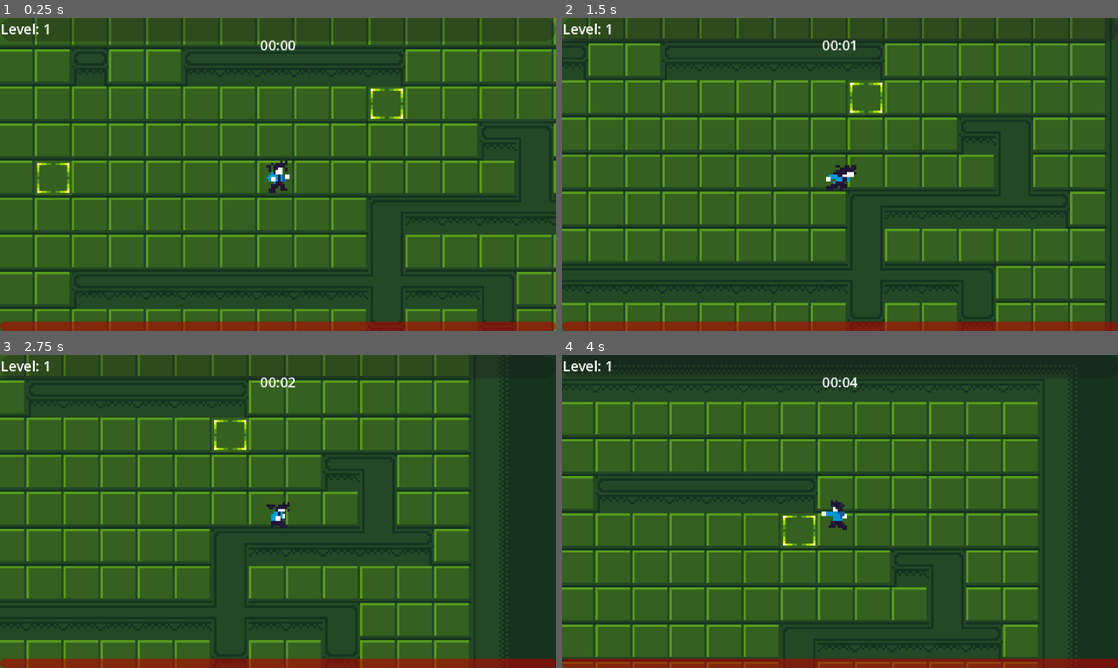
Above: before the commit, frames 1-4 (two rows, left to right).
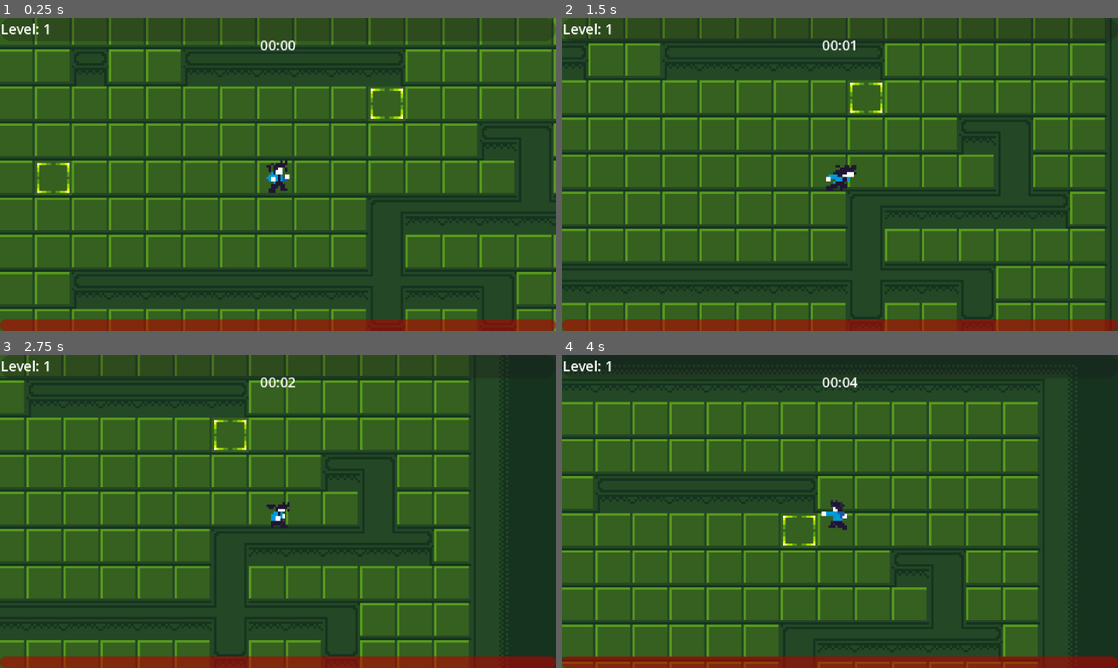
Above: after the commit, the same moments.

Repository: KleytonL/ProjetoExtensao
Game: Godot game, scene res://scenes/world/world.tscn
Same seed, same stepped clock (60 frames per second), same inputs: the game is played once before the commit and once after it. This scene is started directly instead of the project's main scene. Sound files missing from this copy of the repository are replaced by a short silence.
Inputs:
- Up to frame 1 (0.25 s): no input
- Up to frame 2 (1.5 s): hold Right (ui_right) 0.53-1.28 s; tap C (attackBtn) at 0.6 s; tap X (dashBtn) at 0.8, 1.35 s; hold Down (ui_down) from 1.28 s (still down)
- Up to frame 3 (2.75 s): tap C (attackBtn) at 1.55, 2.1 s; release Down (ui_down) at 2.03 s; hold Right (ui_right) from 2.03 s (still down); tap X (dashBtn) at 2.3 s
- Up to frame 4 (4 s): release Right (ui_right) at 2.78 s; hold Up (ui_up) 2.78-3.53 s; tap X (dashBtn) at 2.85, 3.8 s; tap C (attackBtn) at 3.05, 3.6 s; hold Left (ui_left) from 3.53 s (still down)

The runs differ from the first frame. In frame 1, 0.9% of the frame differs, in the area x 0-100%, y 96-100%; in frame 2, 0.9%; in frame 3, 0.9%; in frame 4, 0.9%.

Commit message:
Refatorando Vida, Barra de Vida e Hurtbox

Diff:
--- a/project.godot
+++ b/project.godot
@@ -22,7 +22,6 @@
 [autoload]
 
 UpgradeDatabase="*uid://b7p0akh1qctg8"
-Yiruma="*uid://01sf6a86mbnt"
 
 [display]
 
--- a/scenes/character/player.tscn
+++ b/scenes/character/player.tscn
@@ -4,6 +4,9 @@
 [ext_resource type="Texture2D" uid="uid://ncrgpoebctbv" path="res://resources/spritesheets/spritesheet-hayato.svg" id="2_g2els"]
 [ext_resource type="Texture2D" uid="uid://dxx577v0rhwua" path="res://resources/spritesheets/spritesheet-vfx.svg" id="3_dqkch"]
 [ext_resource type="AudioStream" uid="uid://cp783xvrsfb2c" path="res://resources/audio/sfx/punch.ogg" id="4_1y732"]
+[ext_resource type="PackedScene" uid="uid://chl33m4knqv6" path="res://scenes/misc/components/health_component.tscn" id="4_erpy8"]
+[ext_resource type="PackedScene" uid="uid://c3a6he0woet82" path="res://scenes/misc/components/hurtbox_component.tscn" id="4_wmtbp"]
+[ext_resource type="PackedScene" uid="uid://43nfrubuu2kq" path="res://scenes/misc/gui/health_bar.tscn" id="6_erpy8"]
 
 [sub_resource type="RectangleShape2D" id="RectangleShape2D_qhqgy"]
 size = Vector2(24, 16)
@@ -11,8 +14,8 @@
 [sub_resource type="RectangleShape2D" id="RectangleShape2D_onrkg"]
 size = Vector2(16, 16)
 
-[sub_resource type="RectangleShape2D" id="RectangleShape2D_g2els"]
-size = Vector2(6, 9)
+[sub_resource type="RectangleShape2D" id="RectangleShape2D_5y66v"]
+size = Vector2(7, 10)
 
 [sub_resource type="CircleShape2D" id="CircleShape2D_qhqgy"]
 radius = 25.0
@@ -529,13 +532,14 @@
 [node name="Camera2D" type="Camera2D" parent="." unique_id=1511141511]
 position_smoothing_speed = 20.0
 
-[node name="HurtBox" type="Area2D" parent="." unique_id=283028893 groups=["player_hurtbox"]]
+[node name="HurtboxComponent" parent="." unique_id=880340575 node_paths=PackedStringArray("health_component") instance=ExtResource("4_wmtbp")]
 collision_layer = 2
 collision_mask = 2
-
-[node name="CollisionShape2D" type="CollisionShape2D" parent="HurtBox" unique_id=60886327]
-position = Vector2(0, 0.5)
-shape = SubResource("RectangleShape2D_g2els")
+health_component = NodePath("../HealthComponent")
+
+[node name="HurtboxCollision" type="CollisionShape2D" parent="HurtboxComponent" unique_id=61538903]
+position = Vector2(0, 2)
+shape = SubResource("RectangleShape2D_5y66v")
 
 [node name="PullRange" type="Area2D" parent="." unique_id=2037866254]
 collision_layer = 4
@@ -558,6 +562,9 @@
 
 [node name="CollisionShape2D" type="CollisionShape2D" parent="EnemyRange" unique_id=1639531256]
 shape = SubResource("CircleShape2D_1y732")
+
+[node name="HealthComponent" parent="." unique_id=1120913824 instance=ExtResource("4_erpy8")]
+max_health = 100
 
 [node name="Attack" type="Node2D" parent="." unique_id=2126773543]
 
@@ -596,15 +603,18 @@
 volume_db = -17.5
 pitch_scale = 5.0
 
-[node name="CanvasLayer" type="CanvasLayer" parent="." unique_id=2019851261]
-
-[node name="Control" type="Control" parent="CanvasLayer" unique_id=2098064748]
+[node name="GUI" type="CanvasLayer" parent="." unique_id=2019851261]
+
+[node name="HealthBar" parent="GUI" unique_id=1333183330 node_paths=PackedStringArray("health_component") instance=ExtResource("6_erpy8")]
+health_component = NodePath("../../HealthComponent")
+
+[node name="Control" type="Control" parent="GUI" unique_id=2098064748]
 layout_mode = 3
 anchors_preset = 0
 offset_right = 240.0
 offset_bottom = 135.0
 
-[node name="lbl_timer" type="Label" parent="CanvasLayer/Control" unique_id=855311992]
+[node name="lbl_timer" type="Label" parent="GUI/Control" unique_id=855311992]
 unique_name_in_owner = true
 layout_mode = 1
 anchors_preset = 5
@@ -619,27 +629,14 @@
 horizontal_alignment = 1
 vertical_alignment = 1
 
-[node name="HealthBar" type="ProgressBar" parent="CanvasLayer/Control" unique_id=1978236397]
-unique_name_in_owner = true
-modulate = Color(1, 0, 0, 1)
-layout_mode = 1
-anchors_preset = 12
-anchor_top = 1.0
-anchor_right = 1.0
-anchor_bottom = 1.0
-offset_top = -4.0
-grow_horizontal = 2
-grow_vertical = 0
-show_percentage = false
-
-[node name="ExpBar" type="ProgressBar" parent="CanvasLayer/Control" unique_id=383323475]
+[node name="ExpBar" type="ProgressBar" parent="GUI/Control" unique_id=383323475]
 unique_name_in_owner = true
 layout_mode = 0
 offset_right = 240.0
 offset_bottom = 10.0
 show_percentage = false
 
-[node name="lbl_level" type="Label" parent="CanvasLayer/Control/ExpBar" unique_id=1706011688]
+[node name="lbl_level" type="Label" parent="GUI/Control/ExpBar" unique_id=1706011688]
 unique_name_in_owner = true
 layout_mode = 0
 offset_right = 100.0
@@ -648,7 +645,7 @@
 text = "Level: 1"
 vertical_alignment = 1
 
-[node name="LevelPanel" type="Panel" parent="CanvasLayer/Control" unique_id=1733489924]
+[node name="LevelPanel" type="Panel" parent="GUI/Control" unique_id=1733489924]
 unique_name_in_owner = true
 process_mode = 2
 visible = false
@@ -665,7 +662,7 @@
 grow_horizontal = 2
 grow_vertical = 2
 
-[node name="lbl_levelup" type="Label" parent="CanvasLayer/Control/LevelPanel" unique_id=109070831]
+[node name="lbl_levelup" type="Label" parent="GUI/Control/LevelPanel" unique_id=109070831]
 layout_mode = 1
 anchors_preset = 5
 anchor_left = 0.5
@@ -677,7 +674,7 @@
 theme_override_font_sizes/font_size = 8
 text = "LEVEL UP!"
 
-[node name="UpgradeGrid" type="VBoxContainer" parent="CanvasLayer/Control/LevelPanel" unique_id=439175752]
+[node name="UpgradeGrid" type="VBoxContainer" parent="GUI/Control/LevelPanel" unique_id=439175752]
 unique_name_in_owner = true
 layout_mode = 1
 anchors_preset = -1
@@ -693,6 +690,7 @@
 [connection signal="area_entered" from="CollectRange" to="." method="_on_collect_range_area_entered"]
 [connection signal="body_entered" from="EnemyRange" to="." method="_on_enemy_range_body_entered"]
 [connection signal="body_exited" from="EnemyRange" to="." method="_on_enemy_range_body_exited"]
+[connection signal="update_healthbar" from="HealthComponent" to="GUI/HealthBar" method="_on_health_component_update_healthbar"]
 [connection signal="timeout" from="Attack/SoulfireTimer" to="." method="_on_soulfire_timer_timeout"]
 [connection signal="timeout" from="AttackResetTimer" to="." method="_on_attack_reset_timer_timeout"]
 [connection signal="timeout" from="DashTimer" to="." method="_on_dash_timer_timeout"]
--- a/scenes/enemies/enemy_wispG1.tscn
+++ b/scenes/enemies/enemy_wispG1.tscn
@@ -3,6 +3,8 @@
 [ext_resource type="Script" uid="uid://bu71qcx3yexab" path="res://scripts/enemy_wisp.gd" id="1_pfldh"]
 [ext_resource type="Texture2D" uid="uid://cjd2wolu70se" path="res://resources/spritesheets/spritesheet-wispG1.svg" id="2_pfldh"]
 [ext_resource type="AudioStream" uid="uid://chl28uamx1kui" path="res://resources/audio/sfx/hurt.ogg" id="3_frurr"]
+[ext_resource type="PackedScene" uid="uid://c3a6he0woet82" path="res://scenes/misc/components/hurtbox_component.tscn" id="3_qg6r0"]
+[ext_resource type="PackedScene" uid="uid://chl33m4knqv6" path="res://scenes/misc/components/health_component.tscn" id="5_ji61n"]
 
 [sub_resource type="CircleShape2D" id="CircleShape2D_graqp"]
 radius = 4.0
@@ -135,13 +137,17 @@
 [node name="OtherCollisions" type="CollisionShape2D" parent="." unique_id=611785299]
 shape = SubResource("CircleShape2D_graqp")
 
+[node name="HealthComponent" parent="." unique_id=1120913824 instance=ExtResource("5_ji61n")]
+
+[node name="HurtboxComponent" parent="." unique_id=880340575 instance=ExtResource("3_qg6r0")]
+
+[node name="CollisionShape2D" type="CollisionShape2D" parent="HurtboxComponent" unique_id=808563412]
+position = Vector2(0, 1)
+shape = SubResource("RectangleShape2D_graqp")
+
 [node name="HurtBox" type="Area2D" parent="." unique_id=1047293221 groups=["enemy_hurtbox"]]
 collision_layer = 2
 collision_mask = 2
-
-[node name="CollisionShape2D" type="CollisionShape2D" parent="HurtBox" unique_id=808563412]
-position = Vector2(0, 1)
-shape = SubResource("RectangleShape2D_graqp")
 
 [node name="HitBox" type="Area2D" parent="." unique_id=1101868041 groups=["enemy_hitbox"]]
 collision_layer = 2
--- a/scenes/enemies/enemy_wispG2.tscn
+++ b/scenes/enemies/enemy_wispG2.tscn
@@ -3,6 +3,8 @@
 [ext_resource type="Script" uid="uid://do5wmbmxkrnjr" path="res://scripts/enemy_wisp_g2.gd" id="1_867ag"]
 [ext_resource type="Texture2D" uid="uid://c4uefmbe7rguo" path="res://resources/spritesheets/spritesheet-wisp.svg" id="2_graqp"]
 [ext_resource type="AudioStream" uid="uid://chl28uamx1kui" path="res://resources/audio/sfx/hurt.ogg" id="3_gpr2o"]
+[ext_resource type="PackedScene" uid="uid://c3a6he0woet82" path="res://scenes/misc/components/hurtbox_component.tscn" id="3_rfdpy"]
+[ext_resource type="PackedScene" uid="uid://chl33m4knqv6" path="res://scenes/misc/components/health_component.tscn" id="4_eam0m"]
 
 [sub_resource type="CircleShape2D" id="CircleShape2D_graqp"]
 radius = 5.0
@@ -136,13 +138,17 @@
 position = Vector2(0, 2)
 shape = SubResource("CircleShape2D_graqp")
 
+[node name="HealthComponent" parent="." unique_id=1120913824 instance=ExtResource("4_eam0m")]
+
+[node name="HurtboxComponent" parent="." unique_id=880340575 instance=ExtResource("3_rfdpy")]
+
+[node name="CollisionShape2D" type="CollisionShape2D" parent="HurtboxComponent" unique_id=2067656242]
+position = Vector2(0, 1)
+shape = SubResource("RectangleShape2D_graqp")
+
 [node name="HurtBox" type="Area2D" parent="." unique_id=1436817233 groups=["enemy_hurtbox"]]
 collision_layer = 2
 collision_mask = 2
-
-[node name="CollisionShape2D" type="CollisionShape2D" parent="HurtBox" unique_id=2067656242]
-position = Vector2(0, 1)
-shape = SubResource("RectangleShape2D_graqp")
 
 [node name="HitBox" type="Area2D" parent="." unique_id=26614535 groups=["enemy_hitbox"]]
 collision_layer = 2
--- a/scenes/menus/animacao.gd
+++ b/scenes/menus/animacao.gd
@@ -7,13 +7,13 @@
 @onready var logo = $"../TextureRect"
 
 func _ready() -> void:
-
-	print(logo)
 	await get_tree().process_frame
-	await get_tree().process_frame
-
+	logo_visibility()
 	iniciar_creditos()
 
+func logo_visibility() -> void:
+	var tween = create_tween()
+	tween.tween_property(logo, "modulate:a", 0.25, 1.0)
 
 func iniciar_creditos() -> void:
 	var altura_texto = text_node.get_content_height()
--- /dev/null
+++ b/scenes/misc/components/health_component.tscn
@@ -0,0 +1,6 @@
+[gd_scene format=3 uid="uid://chl33m4knqv6"]
+
+[ext_resource type="Script" uid="uid://dhyqcu7putkcr" path="res://scripts/components/health_component.gd" id="1_yols5"]
+
+[node name="HealthComponent" type="Node" unique_id=1120913824]
+script = ExtResource("1_yols5")
--- /dev/null
+++ b/scenes/misc/components/hurtbox_component.tscn
@@ -0,0 +1,6 @@
+[gd_scene format=3 uid="uid://c3a6he0woet82"]
+
+[ext_resource type="Script" uid="uid://dwgshr80q41da" path="res://scripts/components/hurtbox_component.gd" id="1_jqhmm"]
+
+[node name="HurtboxComponent" type="Area2D" unique_id=880340575]
+script = ExtResource("1_jqhmm")
--- /dev/null
+++ b/scenes/misc/gui/health_bar.tscn
@@ -0,0 +1,11 @@
+[gd_scene format=3 uid="uid://43nfrubuu2kq"]
+
+[ext_resource type="Script" uid="uid://cptwhkwdat0tc" path="res://scripts/gui/health_bar.gd" id="1_sl3yn"]
+
+[node name="HealthBar" type="ProgressBar" unique_id=698148893]
+modulate = Color(1, 0, 0, 1)
+offset_top = 130.0
+offset_right = 240.0
+offset_bottom = 135.0
+show_percentage = false
+script = ExtResource("1_sl3yn")
--- /dev/null
+++ b/scripts/components/health_component.gd
@@ -0,0 +1,16 @@
+extends Node
+class_name HealthComponent
+
+@export var max_health: int
+var health: int
+
+signal update_healthbar
+
+func _ready() -> void:
+	health = max_health
+
+func take_damage(attack: int) -> void:
+	health -= attack
+	emit_signal("update_healthbar")
+	if health <= 0:
+		get_tree().paused = true
--- /dev/null
+++ b/scripts/components/hurtbox_component.gd
@@ -0,0 +1,8 @@
+extends Area2D
+class_name HurtboxComponent
+
+@export var health_component: HealthComponent
+
+func damage(attack: int) -> void:
+	if health_component:
+		health_component.take_damage(attack)
--- a/scripts/enemy_wisp.gd
+++ b/scripts/enemy_wisp.gd
@@ -58,9 +58,11 @@
 
 func _on_hit_box_area_entered(area: Area2D) -> void:
 	var knockback_direction = (player.global_position - global_position).normalized()
-	if area.is_in_group("player_hurtbox"):
+	if area is HurtboxComponent:
+		var hurtbox = area
 		player.apply_knockback(knockback_direction, 60.0)
-		player.take_damage(DAMAGE)
+		player.take_damage()
+		hurtbox.damage(DAMAGE)
 
 func _on_hurt_box_area_entered(area: Area2D) -> void:
 	if area.is_in_group("player_hitbox"):
--- /dev/null
+++ b/scripts/gui/health_bar.gd
@@ -0,0 +1,14 @@
+extends ProgressBar
+class_name HealthBar
+
+@export var health_component: HealthComponent
+
+func _ready() -> void:
+	set_healthbar()
+
+func set_healthbar() -> void:
+	self.value = health_component.health
+	self.max_value = health_component.max_health
+
+func _on_health_component_update_healthbar() -> void:
+	set_healthbar()
--- a/scripts/player.gd
+++ b/scripts/player.gd
@@ -36,7 +36,6 @@
 
 @onready var _sprite = $Sprite2D
 @onready var _animation = $AnimationTree
-@onready var _hurtbox = $HurtBox/CollisionShape2D
 @onready var _atk_timer = $AttackResetTimer
 @onready var _leap_timer = $AttackLeapTimer
 @onready var _dash_timer = $DashTimer
@@ -45,7 +44,6 @@
 @onready var _deathscreen = $"../CanvasLayer/deathscreen"
 
 @onready var _exp_bar: ProgressBar = get_node("%ExpBar")
-@onready var _health_bar: ProgressBar = get_node("%HealthBar")
 @onready var _level_label: Label = get_node("%lbl_level")
 @onready var _timer_label: Label = get_node("%lbl_timer")
 @onready var _level_panel: Panel = get_node("%LevelPanel")
@@ -55,7 +53,7 @@
 
 func _ready():
 	set_expbar(experience, exp_capacity())
-	set_healthbar(health, max_health)
+	#set_healthbar(health, max_health)
 
 func _physics_process(delta: float) -> void:
 	var direction_x := Input.get_axis("ui_left", "ui_right")
@@ -122,7 +120,7 @@
 		_sprite.scale.x = -1 if velocity.x < 0 else 1
 
 	elif state == States.DASH:
-		_hurtbox.call_deferred("set", "disabled", true)
+		#_hurtbox.call_deferred("set", "disabled", true)
 		state_machine.travel("dash_anim")
 		canDash = false
 		await _animation.animation_finished
@@ -151,7 +149,7 @@
 
 	elif state == States.HURT:
 		state_machine.travel("hurt_anim")
-		_hurtbox.call_deferred("set", "disabled", true)
+		#_hurtbox.call_deferred("set", "disabled", true)
 		velocity = knockback
 		_sprite.scale.x = -1 if velocity.x > 0 else 1
 		await _animation.animation_finished
@@ -165,13 +163,9 @@
 		if _soulfire_timer.is_stopped():
 			_soulfire_timer.start()
 
-func take_damage(damage: int) -> void:
+func take_damage() -> void:
 	set_state(States.HURT)
-	health = health - damage
-	set_healthbar(health, max_health)
 	_sfx.play()
-	if health <= 0:
-		on_death()
 
 func apply_knockback(direction: Vector2, force: float) -> void:
 	knockback = direction * force
@@ -190,7 +184,8 @@
 	atkPoints = 3;
 
 func _on_i_frames_timer_timeout() -> void:
-	_hurtbox.call_deferred("set", "disabled", false)
+	pass
+	#_hurtbox.call_deferred("set", "disabled", false)
 
 func _on_soulfire_timer_timeout() -> void:
 	var soulfire_count = soulfire_amount + additional_attacks
@@ -253,10 +248,6 @@
 	_exp_bar.value = set_value
 	_exp_bar.max_value = set_max_value
 
-func set_healthbar(set_value = 1, set_max_value = 100):
-	_health_bar.value = set_value
-	_health_bar.max_value = set_max_value
-
 func level_up():
 	_level_label.text = str("Level: ", level)
 	_level_panel.visible = true
@@ -292,7 +283,7 @@
 			health = clamp(health, 0, max_health)
 
 	attack()
-	set_healthbar(health, max_health)
+	#set_healthbar(health, max_health)
 
 	var option_children = _upgrade_grid.get_children()
 	for i in option_children:
Not shown, added: scripts/components/health_component.gd.uid
Not shown, added: scripts/components/hurtbox_component.gd.uid
Not shown, added: scripts/gui/health_bar.gd.uid
